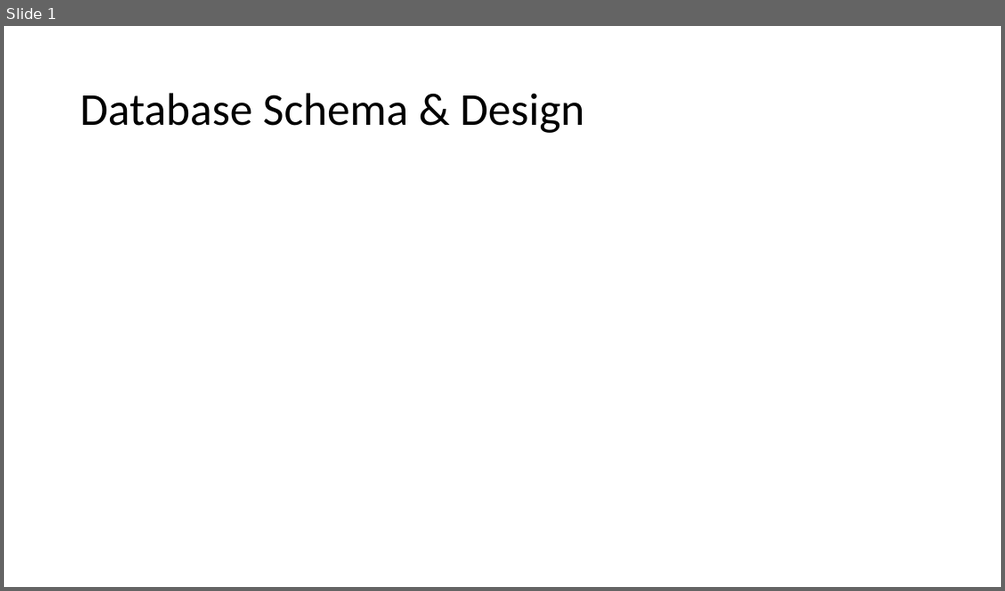
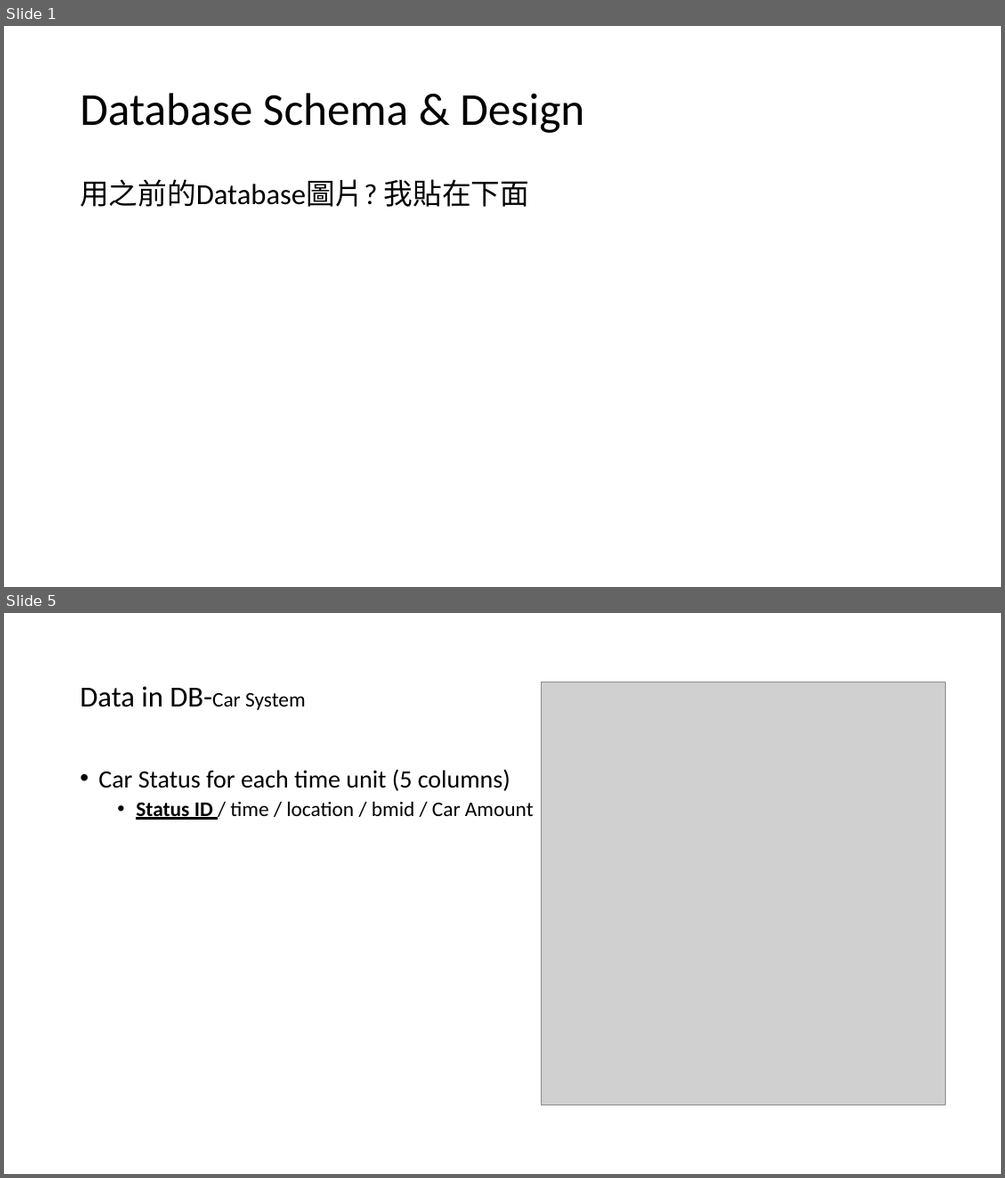
Before and after one commit to yichiehliu/yichiehliu.github.io, a slide deck: Daimler_revised.pptx. Shown one above the other, each under a label of ours: slide 1 before the commit, slides 1 and 5 after it; the slides between them are not shown. The pictures are 1005x591 and 1005x1178 pixels, drawn with LibreOffice and Linux fonts; fonts in the diff are those of the drawing; grey boxes stand for pictures. Boxes give left, top, right and bottom in pixels: in the first picture for what was removed or moved away, otherwise in the second. Text is boxed around its words. In the diff, an @@ line names an element or a change of style, - is before the commit and + after.

```diff
--- a/Daimler_revised.pptx
+++ b/Daimler_revised.pptx
@@ slide 5 added at [4,613,1001,1174], background #FFFFFF @@
@@ title added at [80,686,306,710], 28 pt, text #000000 @@
+Data in DB-Car System
@@ picture added at [542,682,946,1105] @@
@@ text added at [98,769,534,819], 20 pt, text #000000 @@
+• Car Status for each time unit (5 columns)
+  • Status ID / time / location / bmid / Car Amount
@@ slide 1 changed as well @@
@@ text added at [80,179,529,207], 28 pt, text #000000 @@
+用之前的Database圖片? 我貼在下面
```
Also in this commit, not shown: 3 other slides changed, 5 other slides added, 5 other files.
